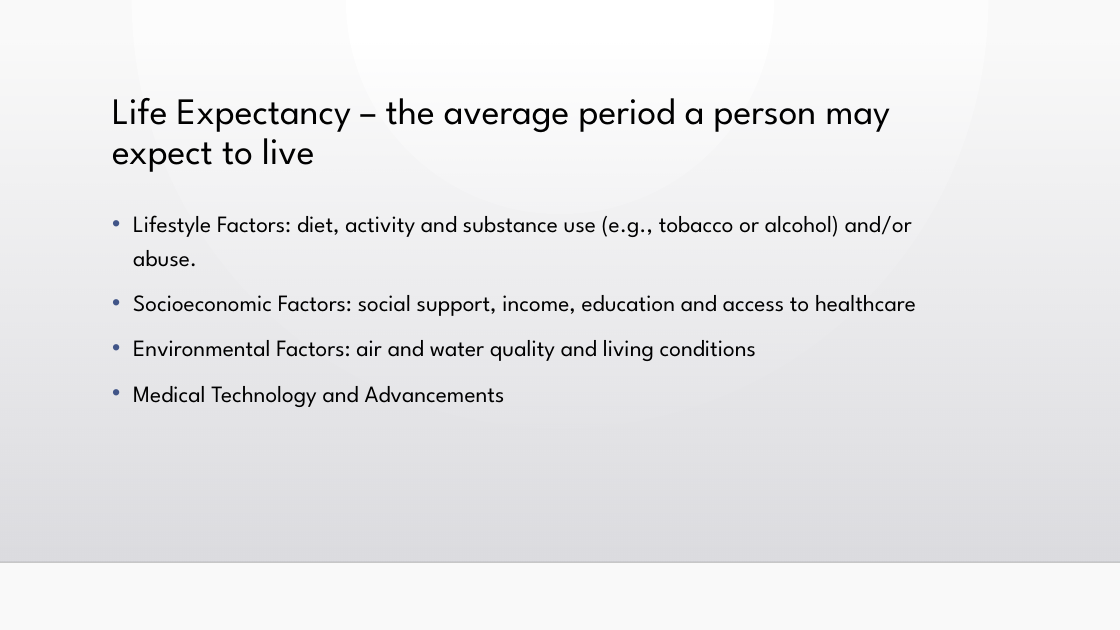
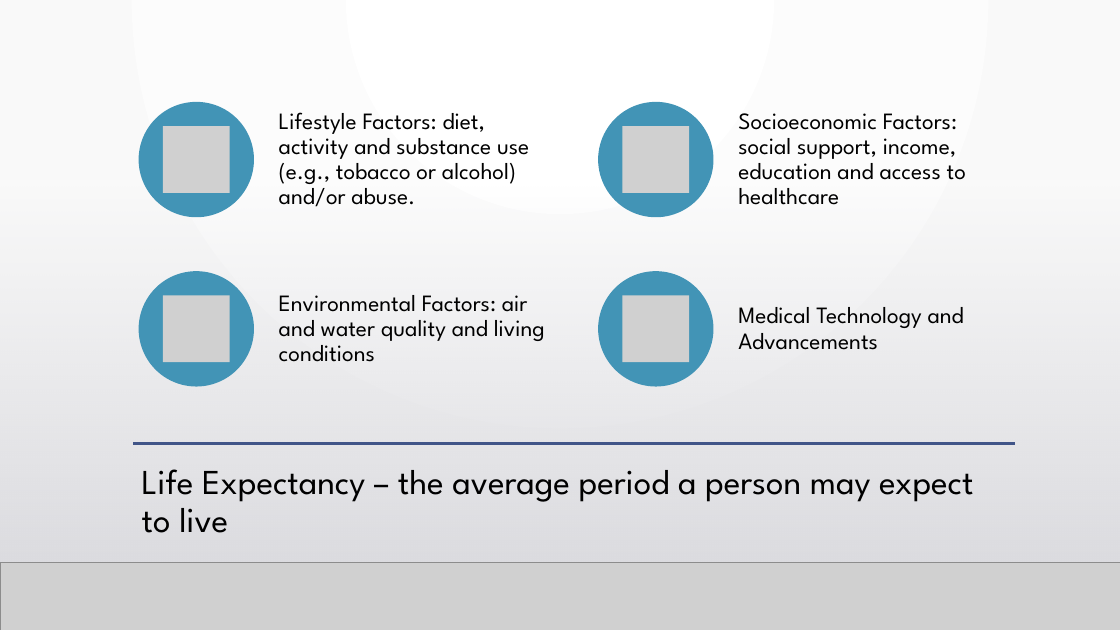
Before and after one commit to davidag2696/life_expectancy, a slide deck: slide 5 of Life Expectancy (2024).pptx (slide 2 before the commit). Drawn at 1120x630 pixels with LibreOffice and Linux fonts; fonts in the diff are those of the drawing; grey boxes stand for pictures; background and template pictures are left out. Boxes give left, top, right and bottom in pixels: in the first picture for what was removed or moved away, otherwise in the second. Text is boxed around its words. In the diff, an @@ line names an element or a change of style, - is before the commit and + after.

```diff
--- a/Life Expectancy (2024).pptx
+++ b/Life Expectancy (2024).pptx
@@ rectangle added at (0, 0, 1120, 630), fill gradient #FFFFFF to #FAFAFA @@
@@ rectangle added at (0, 186, 1120, 563), fill gradient #DCDCE0 @@
@@ text removed at (133, 215, 916, 407) @@
-• Lifestyle Factors: diet, activity and substance use (e.g., tobacco or alcohol) and/or abuse.
-• Socioeconomic Factors: social support, income, education and access to healthcare
-• Environmental Factors: air and water quality and living conditions
-• Medical Technology and Advancements
@@ group added at (139, 102, 966, 386): 4 ellipses, 4 pictures, 4 texts @@
+Lifestyle Factors: diet, activity and substance use (e.g., tobacco or alcohol) and/or abuse.
+Socioeconomic Factors: social support, income, education and access to healthcare
+Environmental Factors: air and water quality and living conditions
+Medical Technology and Advancements
@@ line added from (134, 444) to (1016, 444), #415588 2.5 pt @@
@@ title "Life Expectancy – the average ...": place and size @@
-title "Life Expectancy – the average ..." at (112, 98, 891, 172)
+title "Life Expectancy – the average ..." at (142, 469, 973, 533)
@@ title "Life Expectancy – the average ..." at (142, 469, 973, 533): size 32 to 30 pt @@
@@ line added from (0, 563) to (1120, 563), #000001 1 pt @@
@@ picture added at (0, 562, 1120, 630) @@
```
Also in this commit, not shown: 1 other slide changed, 13 slides added, 2 slides removed, 16 other files.
